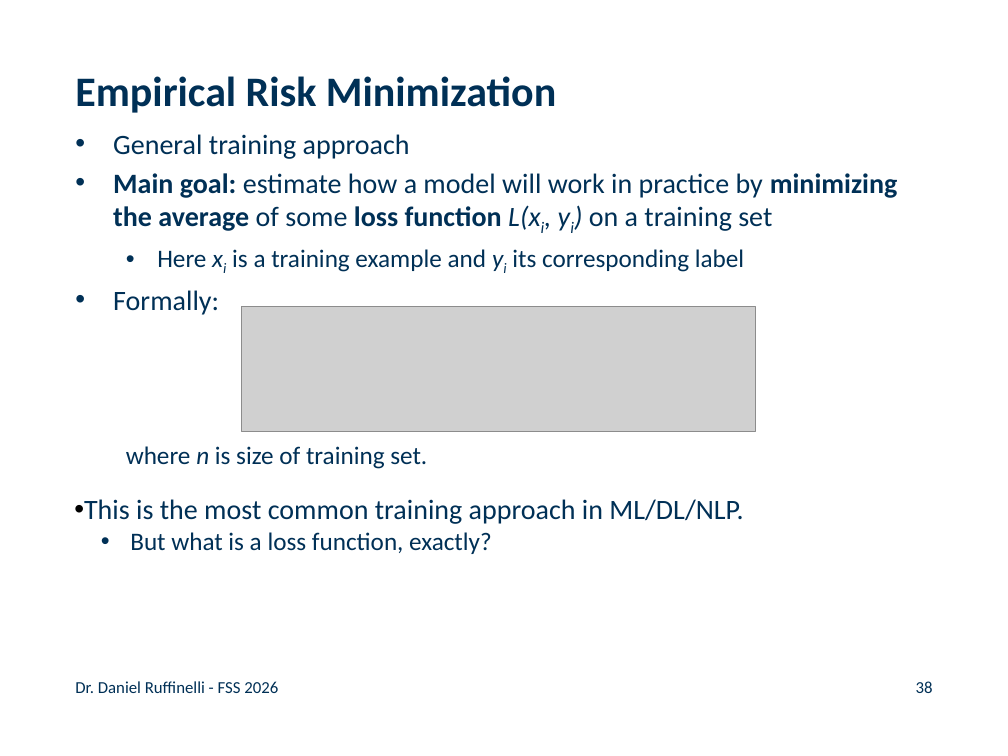
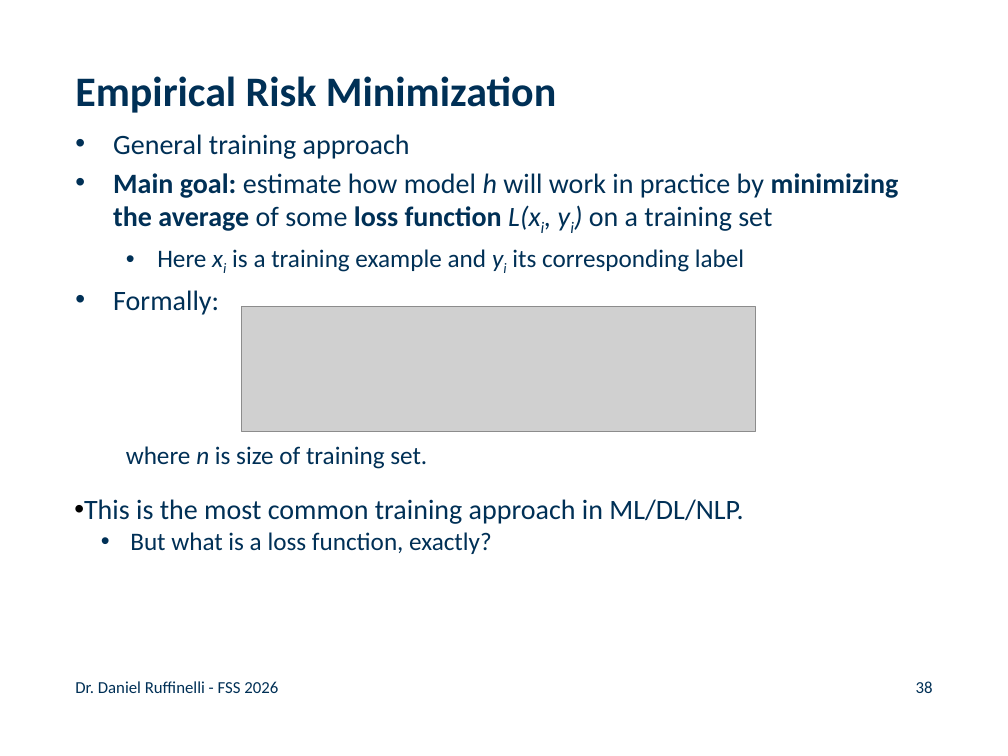
Before and after one commit to rufex2001/teaching_llms, a slide deck: slide 38 of lectures/02_ml_dl_word_embeddings/02_ml_dl_word_embeddings.pptx. Drawn at 1008x756 pixels with LibreOffice and Linux fonts; fonts in the diff are those of the drawing; grey boxes stand for pictures; background and template pictures are left out. Boxes give left, top, right and bottom in pixels: in the first picture for what was removed or moved away, otherwise in the second. Text is boxed around its words. In the diff, an @@ line names an element or a change of style, - is before the commit and + after.

```diff
--- a/lectures/02_ml_dl_word_embeddings/02_ml_dl_word_embeddings.pptx
+++ b/lectures/02_ml_dl_word_embeddings/02_ml_dl_word_embeddings.pptx
@@ text at [113, 173, 899, 231]: text changed @@
-• Main goal: estimate how a model will work in practice by minimizing the average of some loss function L(xi, yi) on a training set
+• Main goal: estimate how model h will work in practice by minimizing the average of some loss function L(xi, yi) on a training set
```
Also in this commit, not shown: 6 other slides changed, 3 other files.
